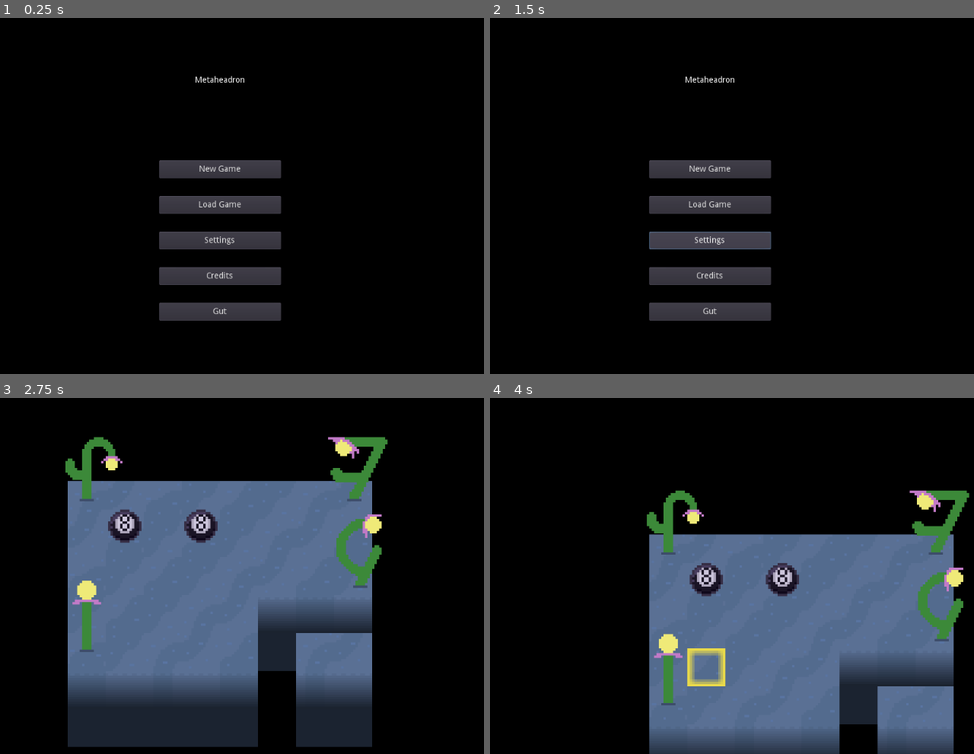
Above: before the commit, frames 1-4 (two rows, left to right).
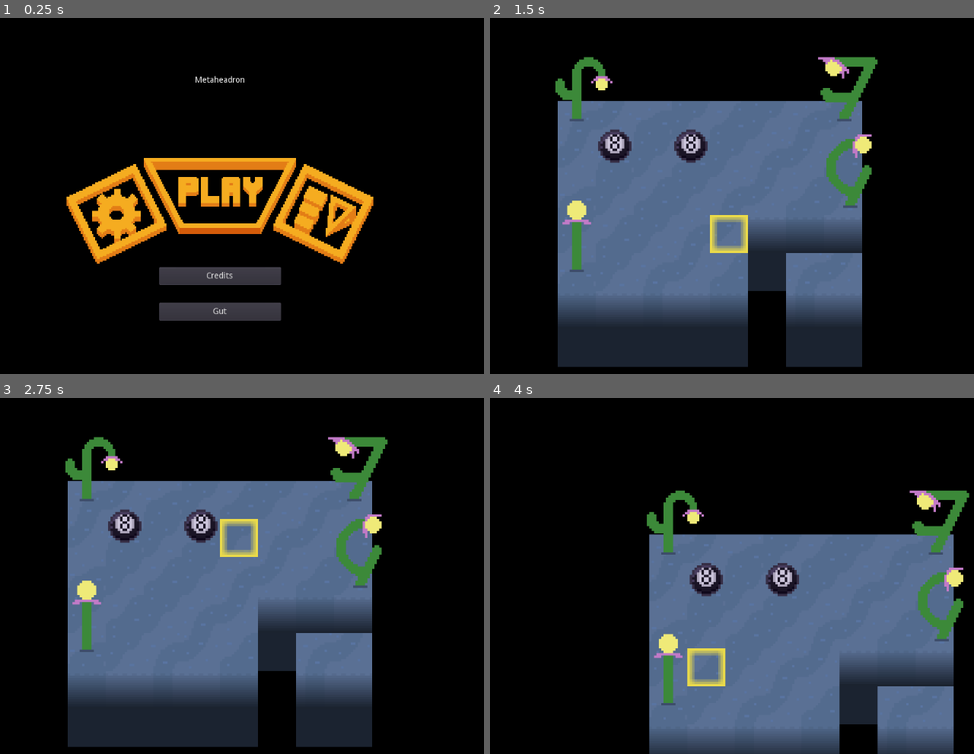
Above: after the commit, the same moments.

Repository: SomeSortOfSam/Metahedron
Game: Godot game, scene res://Scripts/Menu/Menu.tscn
The game is run twice, just before and just after one commit, with the same random seed, the same clock (stepped at 60 frames per second) and the same inputs.
Inputs (mouse positions are in pixels of both pictures, inside the frame that each line leads up to):
- Up to frame 1 (0.25 s): no input
- Up to frame 2 (1.5 s): click (707, 203) at 0.5 s, where only the run before the commit has a clickable "Load Game"; click (707, 238) at 1.25 s, where only the run before the commit has a clickable "Settings"
- Up to frame 3 (2.75 s): click (217, 547) at 2 s, where only the run before the commit has a clickable "New Game"
- Up to frame 4 (4 s): tap Enter (ui_accept) at 2.75, 3.02, 3.5 s; move the mouse to (843, 558) at 2.77 s; hold Right (ui_right) 2.78-3.5 s; click (843, 558) at 2.92 s; drag from (586, 593) to (678, 647) at 3.52 s

The runs differ from the first frame. In frame 1, 11% of the frame differs, in the area x 13-78%, y 39-70%; in frame 2, 47%, in the area x 13-81%, y 10-99%; in frame 3, 0.5%; in frame 4, nothing differs.

Commit message:
Textured Button Attempt

Diff:
--- a/Scripts/Menu/Menu.gd
+++ b/Scripts/Menu/Menu.gd
@@ -16,13 +16,13 @@
 			gut.set_visible(false)
 
 
-func _on_NewGameButton_pressed():
+func _on_PlayButton_pressed():
 	var _scene = get_tree().change_scene("res://Scripts/Primary/Map/LevelHandler.tscn")
 
-func _on_LoadGameButton_pressed():
+func _on_OptionsButton_pressed():
 	pass # Replace with function body.
 
-func _on_SettingsButton_pressed():
+func _on_LoreButton_pressed():
 	pass # Replace with function body.
 
 func _on_CreditsButton_pressed():
--- a/Scripts/Menu/Menu.tscn
+++ b/Scripts/Menu/Menu.tscn
@@ -1,14 +1,52 @@
-[gd_scene load_steps=3 format=2]
+[gd_scene load_steps=15 format=2]
 
 [ext_resource path="res://addons/gut/plugin_control.gd" type="Script" id=1]
 [ext_resource path="res://Scripts/Menu/Menu.gd" type="Script" id=2]
+[ext_resource path="res://Assets/Menu/Textures/MenuPlay.png" type="Texture" id=3]
+[ext_resource path="res://Assets/Menu/Textures/MenuOptions.png" type="Texture" id=4]
+[ext_resource path="res://Assets/Menu/Textures/MenuLore.png" type="Texture" id=5]
+
+[sub_resource type="AtlasTexture" id=1]
+atlas = ExtResource( 3 )
+region = Rect2( 2, 0, 123, 64 )
+
+[sub_resource type="AtlasTexture" id=2]
+atlas = ExtResource( 3 )
+region = Rect2( 2, 128, 123, 64 )
+
+[sub_resource type="AtlasTexture" id=3]
+atlas = ExtResource( 3 )
+region = Rect2( 2, 64, 123, 64 )
+
+[sub_resource type="AtlasTexture" id=4]
+atlas = ExtResource( 4 )
+region = Rect2( 1, 0, 63, 64 )
+
+[sub_resource type="AtlasTexture" id=5]
+atlas = ExtResource( 4 )
+region = Rect2( 1, 128, 63, 64 )
+
+[sub_resource type="AtlasTexture" id=6]
+atlas = ExtResource( 4 )
+region = Rect2( 1, 64, 63, 64 )
+
+[sub_resource type="AtlasTexture" id=7]
+atlas = ExtResource( 5 )
+region = Rect2( 0, 0, 63, 64 )
+
+[sub_resource type="AtlasTexture" id=8]
+atlas = ExtResource( 5 )
+region = Rect2( 0, 128, 63, 64 )
+
+[sub_resource type="AtlasTexture" id=9]
+atlas = ExtResource( 5 )
+region = Rect2( 0, 64, 63, 64 )
 
 [node name="Menu" type="TextureRect"]
 anchor_right = 1.0
 anchor_bottom = 1.0
 script = ExtResource( 2 )
 __meta__ = {
-"_edit_group_": true,
 "_edit_lock_": true,
 "_edit_use_anchors_": false
 }
@@ -24,29 +62,57 @@
 "_edit_use_anchors_": false
 }
 
-[node name="NewGameButton" type="Button" parent="."]
-anchor_left = 0.4
-anchor_top = 0.4
-anchor_right = 0.6
-anchor_bottom = 0.45
-text = "New Game"
+[node name="PlayButton" type="TextureButton" parent="."]
+anchor_left = 0.5
+anchor_top = 0.5
+anchor_right = 0.5
+anchor_bottom = 0.5
+margin_left = -128.0
+margin_top = -64.0
+margin_right = 128.0
+margin_bottom = 64.0
+keep_pressed_outside = true
+texture_normal = SubResource( 1 )
+texture_pressed = SubResource( 2 )
+texture_hover = SubResource( 3 )
+expand = true
 __meta__ = {
 "_edit_use_anchors_": false
 }
 
-[node name="LoadGameButton" type="Button" parent="."]
-anchor_left = 0.4
-anchor_top = 0.5
-anchor_right = 0.6
+[node name="OptionsButton" type="TextureButton" parent="."]
+anchor_left = 0.33
+anchor_top = 0.55
+anchor_right = 0.33
 anchor_bottom = 0.55
-text = "Load Game"
+margin_left = -84.0
+margin_top = -84.0
+margin_right = 84.0
+margin_bottom = 84.0
+texture_normal = SubResource( 4 )
+texture_pressed = SubResource( 5 )
+texture_hover = SubResource( 6 )
+expand = true
+__meta__ = {
+"_edit_use_anchors_": false
+}
 
-[node name="SettingsButton" type="Button" parent="."]
-anchor_left = 0.4
-anchor_top = 0.6
-anchor_right = 0.6
-anchor_bottom = 0.65
-text = "Settings"
+[node name="LoreButton" type="TextureButton" parent="."]
+anchor_left = 0.67
+anchor_top = 0.55
+anchor_right = 0.67
+anchor_bottom = 0.55
+margin_left = -84.0
+margin_top = -84.0
+margin_right = 84.0
+margin_bottom = 84.0
+texture_normal = SubResource( 7 )
+texture_pressed = SubResource( 8 )
+texture_hover = SubResource( 9 )
+expand = true
+__meta__ = {
+"_edit_use_anchors_": false
+}
 
 [node name="CreditsButton" type="Button" parent="."]
 anchor_left = 0.4
@@ -76,9 +142,9 @@
 _include_subdirectories = true
 _directory1 = "res://Tests"
 
-[connection signal="pressed" from="NewGameButton" to="." method="_on_NewGameButton_pressed"]
-[connection signal="pressed" from="LoadGameButton" to="." method="_on_LoadGameButton_pressed"]
-[connection signal="pressed" from="SettingsButton" to="." method="_on_SettingsButton_pressed"]
+[connection signal="pressed" from="PlayButton" to="." method="_on_PlayButton_pressed"]
+[connection signal="pressed" from="OptionsButton" to="." method="_on_OptionsButton_pressed"]
+[connection signal="pressed" from="LoreButton" to="." method="_on_LoreButton_pressed"]
 [connection signal="pressed" from="CreditsButton" to="." method="_on_CreditsButton_pressed"]
 [connection signal="pressed" from="GutButton" to="." method="_on_GutButton_pressed"]
 [connection signal="gut_ready" from="Gut" to="." method="_on_Gut_gut_ready"]
Binary file added: Assets/Menu/Textures/MenuLore.png
Not shown, added: Assets/Menu/Textures/MenuLore.png.import
Binary file added: Assets/Menu/Textures/MenuOptions.png
Not shown, added: Assets/Menu/Textures/MenuOptions.png.import
Binary file added: Assets/Menu/Textures/MenuPlay.png
Not shown, added: Assets/Menu/Textures/MenuPlay.png.import
